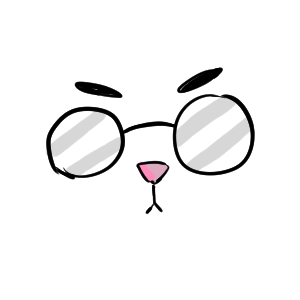
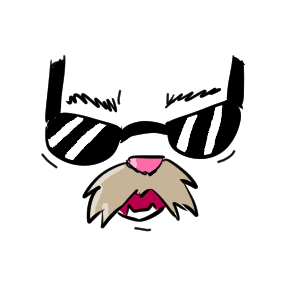
Before/after of a w=300, h=300 layered artwork. What changed in the layer stack:
added group "Group 1" with 4 layers above "CAT3" over [41, 54, 255, 232]
added layer "Layer 13" in group "Group 1" over [41, 54, 245, 232]
hid group "CAT2" (4 layers) over [45, 54, 255, 232]
